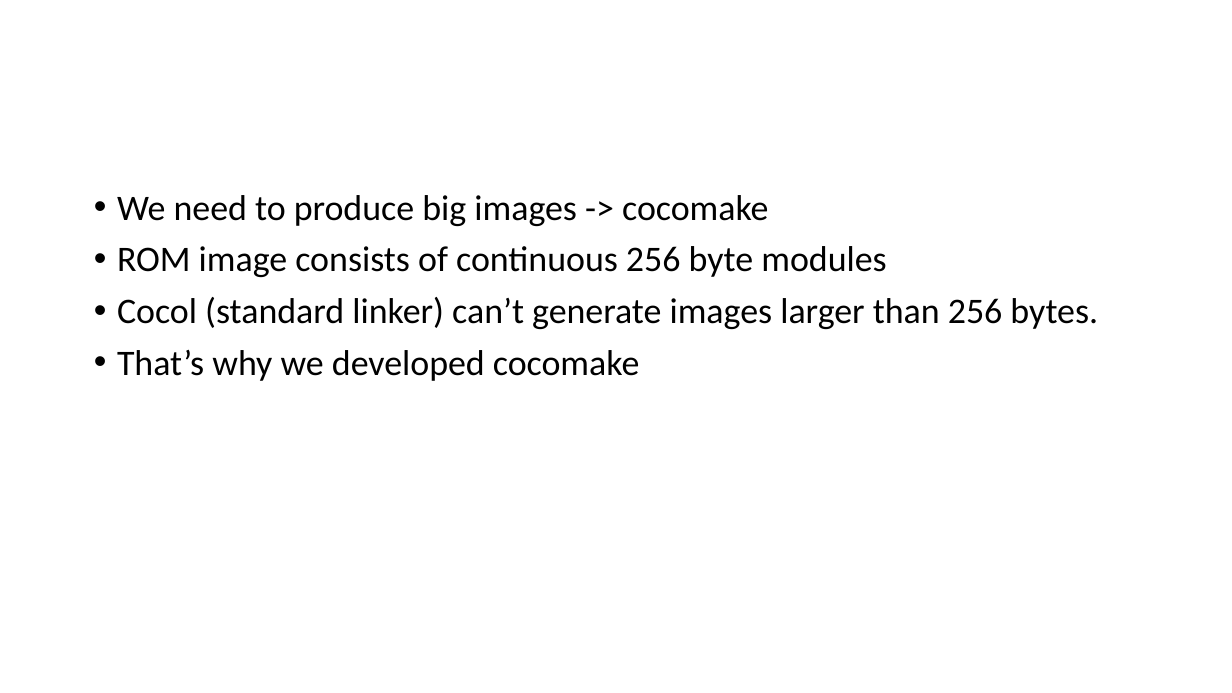
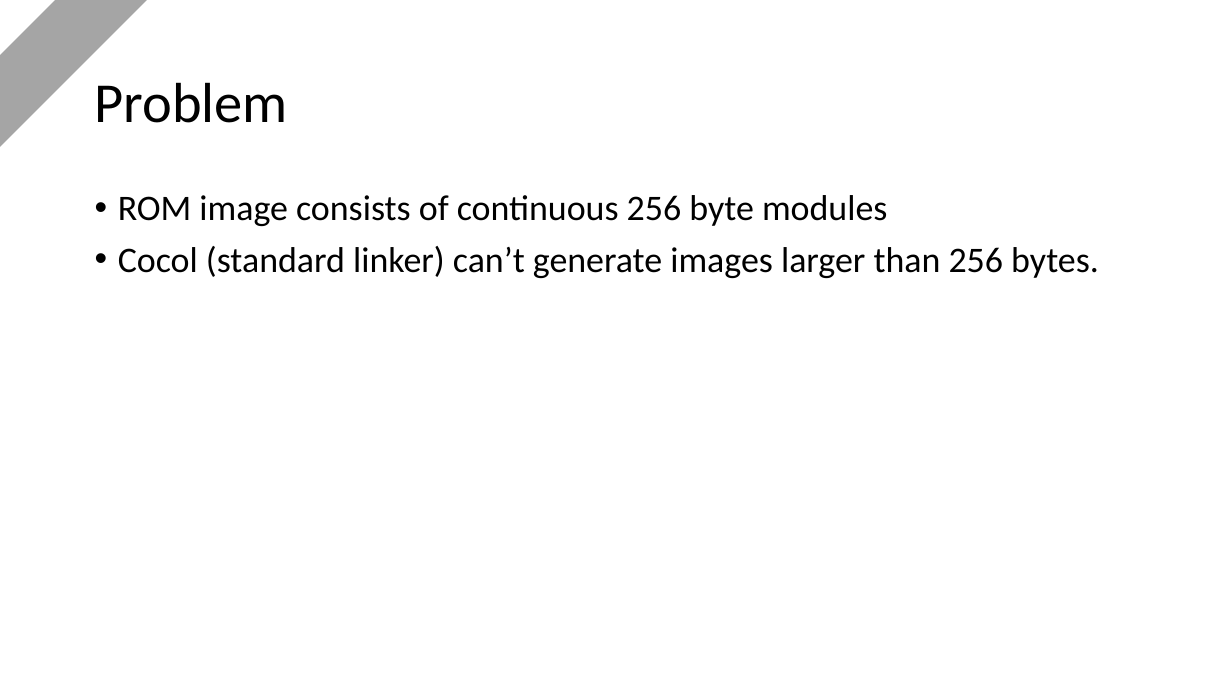
Before and after one commit to Intelix8996/cdm-project, a slide deck: slide 7 of docs/project.pptx. Drawn at 1232x693 pixels with LibreOffice and Linux fonts; fonts in the diff are those of the drawing. Boxes give left, top, right and bottom in pixels: in the first picture for what was removed or moved away, otherwise in the second. Text is boxed around its words. In the diff, an @@ line names an element or a change of style, - is before the commit and + after.

Commit message:
update presentation

```diff
--- a/docs/project.pptx
+++ b/docs/project.pptx
@@ rectangle added at [0,0,155,156], fill #A5A5A5 @@
@@ title added at [95,82,288,123], 44 pt, text #000000 @@
+Problem
@@ text at [117,195,768,226]: paragraph removed @@
-• We need to produce big images -> cocomake
@@ text at [117,349,639,381]: paragraph removed @@
-• That’s why we developed cocomake
```
Also in this commit, not shown: 13 other slides changed, 5 slides added, 4 slides removed.
